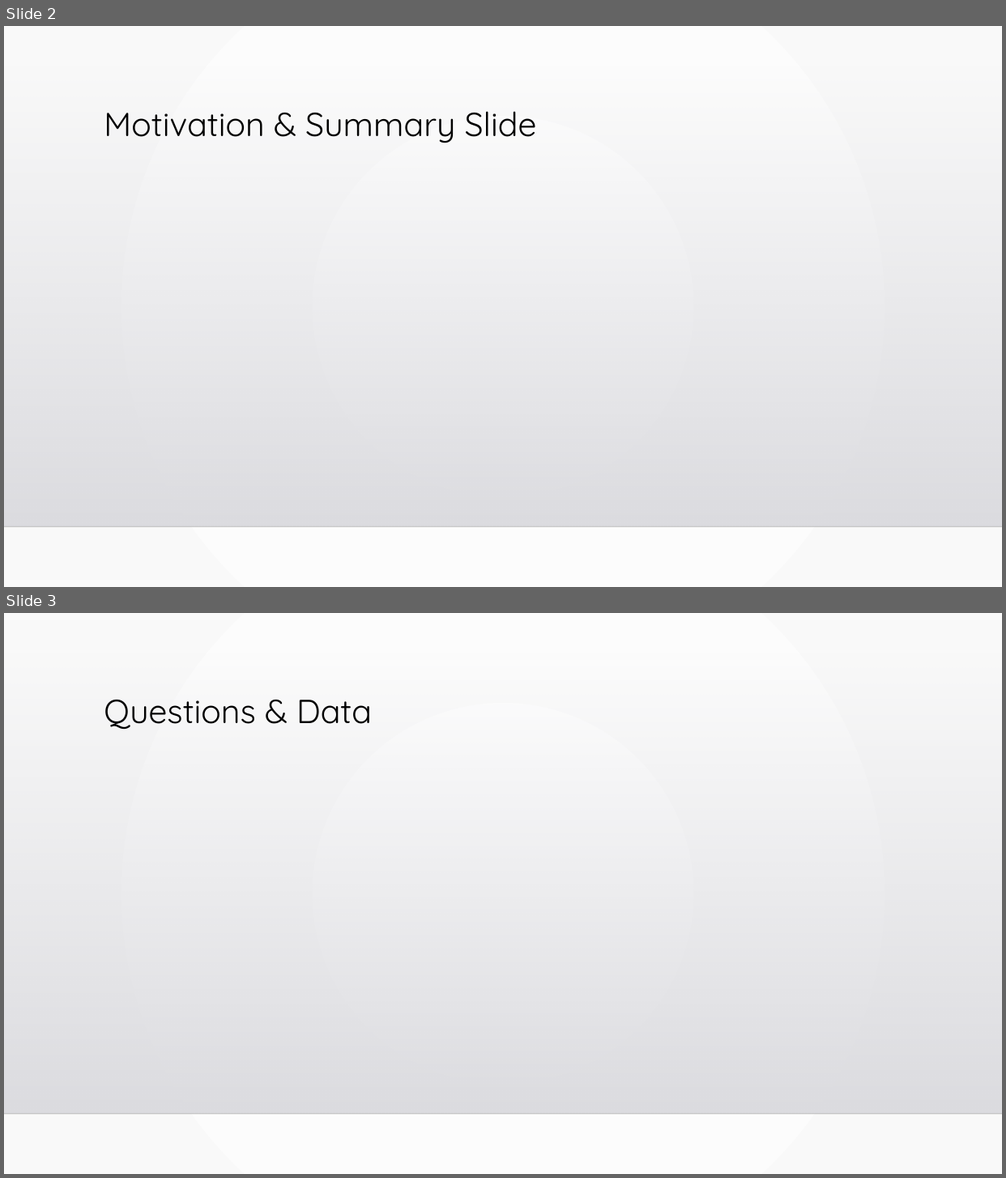
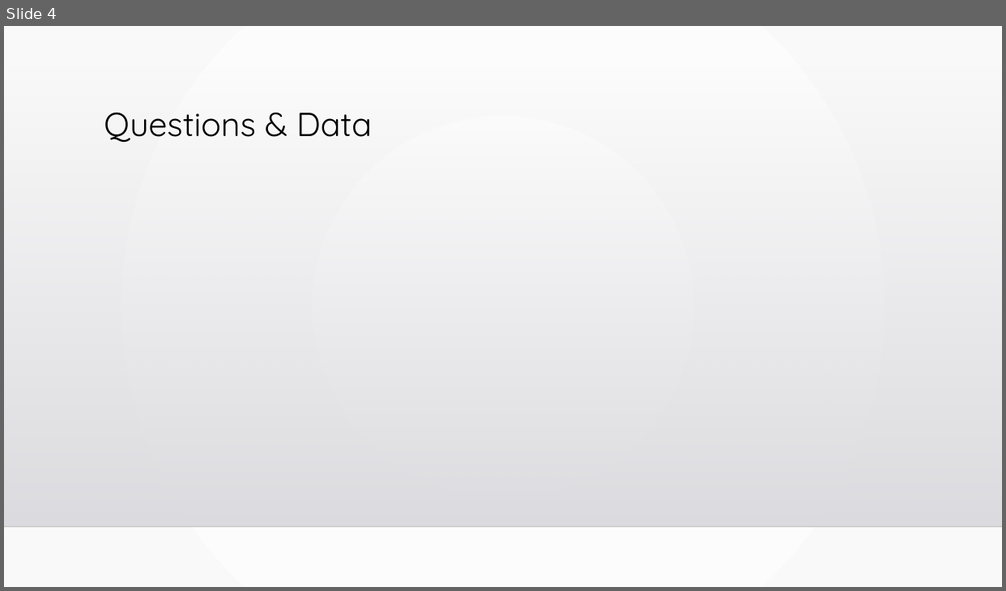
Before and after one commit to sarahDH615/google_trends_covid_project, a slide deck: final/final_presentation.pptx. Shown one above the other, each under a label of ours: slides 2 and 3 before the commit, slide 4 after it. The pictures are 1006x1178 and 1006x591 pixels, drawn with LibreOffice and Linux fonts; fonts in the diff are those of the drawing; background and template pictures are left out. Boxes give left, top, right and bottom in pixels: in the first picture for what was removed or moved away, otherwise in the second. Text is boxed around its words. In the diff, an @@ line names an element or a change of style, - is before the commit and + after.

Commit message:
summary

```diff
--- a/final/final_presentation.pptx
+++ b/final/final_presentation.pptx
@@ slide 2 removed at box(4, 26, 1002, 587), background gradient #FFFFFF to #FAFAFA; not listed: 2 template elements that a slide beside it also shows @@
@@ title removed at box(104, 111, 537, 143) @@
-Motivation & Summary Slide
@@ what was slide 3 is now slide 4 @@
```
Also in this commit, not shown: 1 slide changed, 2 slides added.
